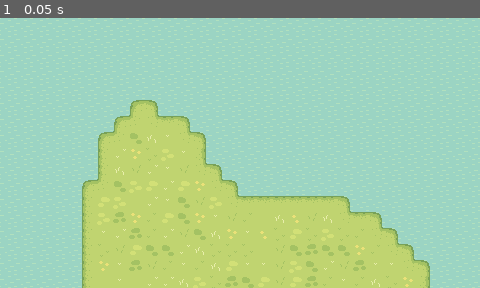
Above: before the commit, frame 1.
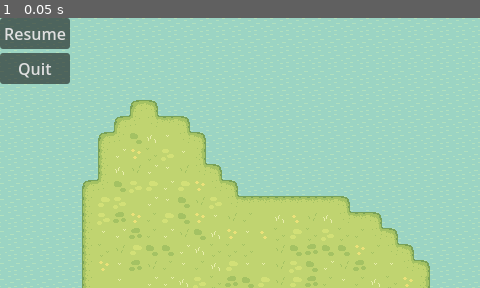
Above: after the commit, the same moment.

Repository: matejstastny/perennial
Game: Godot game, scene res://scenes/main_level.tscn
Two runs of this game, one before a commit and one after it. Both use one fixed random seed, a clock stepped at 60 frames per second and the inputs below. The project has no main scene, so this scene is started directly.
Inputs:
- Up to frame 1 (0.05 s): no input

The runs differ from the first frame. In frame 1, 3.3% of the frame differs, in the area x 0-15%, y 0-25%.
Error after the commit: Parse Error: Cannot find member "time" in base "Engine". (res://scripts/main_level.gd:19)

Commit message:
added main level script and some other stuff

Diff:
--- a/scenes/main_level.tscn
+++ b/scenes/main_level.tscn
@@ -1,8 +1,10 @@
 [gd_scene format=4 uid="uid://cwwpllggqmp0j"]
 
+[ext_resource type="Script" uid="uid://db1gkfvmh3xj8" path="res://scripts/main_level.gd" id="1_8ra5a"]
 [ext_resource type="Texture2D" uid="uid://dxxqlukx47bbj" path="res://assets/sprout_lands/tilesets/Water.png" id="1_ufxs0"]
 [ext_resource type="Texture2D" uid="uid://cev10ybq1k8o5" path="res://assets/sprout_lands/tilesets/Grass.png" id="1_v3uhd"]
 [ext_resource type="Texture2D" uid="uid://crssywa1m4w0h" path="res://assets/sprout_lands/tilesets/Hills.png" id="3_6we3w"]
+[ext_resource type="PackedScene" uid="uid://hhlpawcc1h26" path="res://scenes/pause_menu.tscn" id="5_bq26l"]
 
 [sub_resource type="TileSetAtlasSource" id="TileSetAtlasSource_6we3w"]
 texture = ExtResource("1_ufxs0")
@@ -1157,6 +1159,7 @@
 sources/1 = SubResource("TileSetAtlasSource_qmak7")
 
 [node name="Main" type="Node2D" unique_id=1809247345]
+script = ExtResource("1_8ra5a")
 
 [node name="MainMap" type="Node2D" parent="." unique_id=951718088]
 
@@ -1171,3 +1174,5 @@
 [node name="HillsMap" type="TileMapLayer" parent="MainMap" unique_id=1335883760]
 tile_map_data = PackedByteArray("AABJADUAAQAGAAIAAABJADQAAQAAAAAAAABIADUAAQAAAAAAAABLADgAAQAGAAYAAABLADcAAQADAAUAAABLAD …(8448 unchanged characters)…
 tile_set = SubResource("TileSet_6we3w")
+
+[node name="PauseMenu" parent="." unique_id=1461559384 instance=ExtResource("5_bq26l")]
--- /dev/null
+++ b/scripts/main_level.gd
@@ -0,0 +1,24 @@
+extends Node2D
+
+@onready var pause_menu = $PauseMenu
+var paused = false
+
+# Called when the node enters the scene tree for the first time.
+func _ready() -> void:
+	pass # Replace with function body.
+
+
+# Called every frame. 'delta' is the elapsed time since the previous frame.
+func _process(delta: float) -> void:
+	if Input.is_action_just_pressed("pause"):
+		pauseMenu()
+
+func pauseMenu():
+	if paused:
+		pause_menu.hide()
+		Engine.time.scale = 1
+	else:
+		pause_menu.show()
+		Engine.time.scale = 0
+
+	paused = !paused
--- a/scripts/pause_menu.gd
+++ b/scripts/pause_menu.gd
@@ -1,9 +1,9 @@
 extends Control
 
-
+@onready var main =
 
 func _on_resume_button_pressed() -> void:
-	pass # Replace with function body.
+	main.pauseMenu()
 
 
 func _on_quit_button_pressed() -> void:
Not shown, added: scripts/main_level.gd.uid
